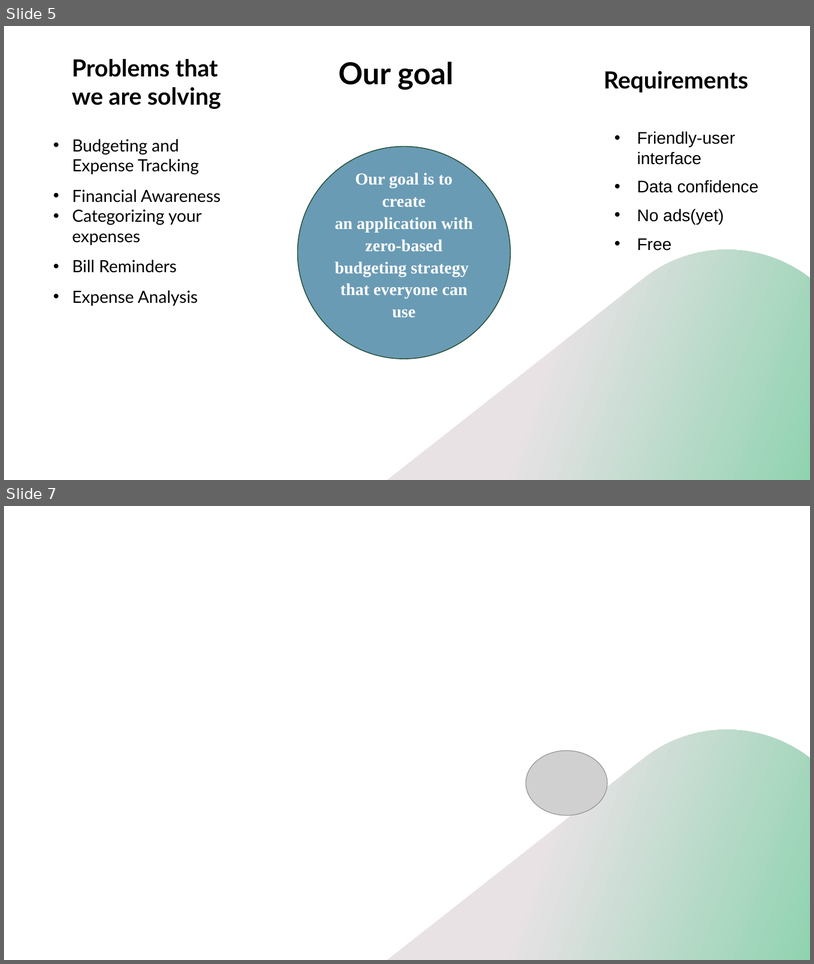
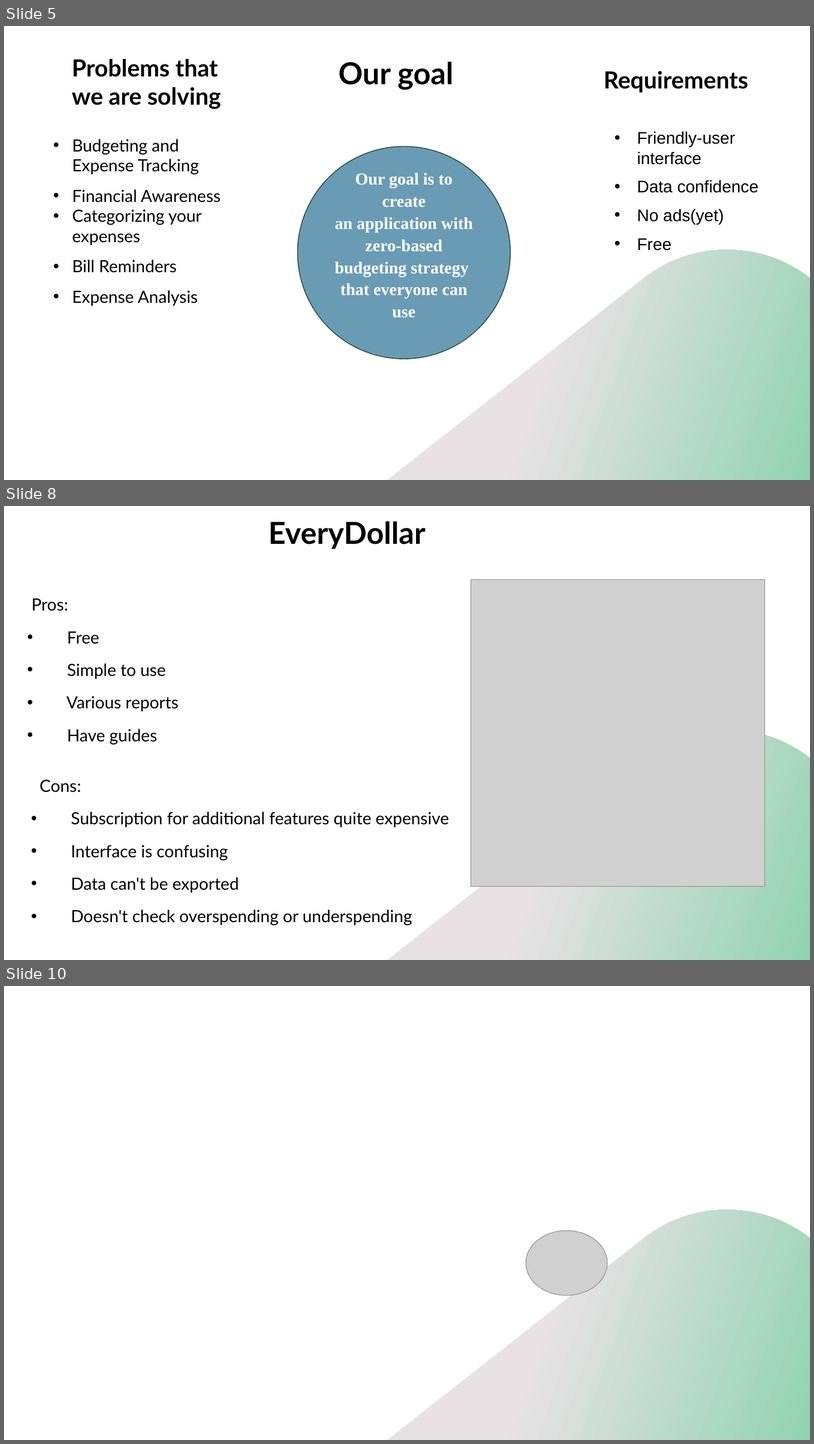
Before and after one commit to c1own-depressed/MYB-Manage-Your-Budget-, a slide deck: documents/Presentation.pptx. Shown one above the other, each under a label of ours: slides 5 and 7 before the commit, slides 5, 8 and 10 after it; the slides between them are not shown. The pictures are 814x964 and 814x1444 pixels, drawn with LibreOffice and Linux fonts; fonts in the diff are those of the drawing; grey boxes stand for pictures; background and template pictures are left out. Boxes give left, top, right and bottom in pixels: in the first picture for what was removed or moved away, otherwise in the second. Text is boxed around its words. In the diff, an @@ line names an element or a change of style, - is before the commit and + after.

```diff
--- a/documents/Presentation.pptx
+++ b/documents/Presentation.pptx
@@ slide 8 added at (4,506,810,960), background #FFFFFF; not listed: 1 template element that a slide beside it also shows @@
@@ title added at (269,521,426,549), 36 pt, text #000000, bold @@
+EveryDollar
@@ picture added at (471,579,765,886) @@
@@ subtitle added at (32,598,179,744), 20 pt, text #000000 @@
+Pros:
+• Free
+• Simple to use
+• Various reports
+• Have guides
@@ text added at (39,779,449,925), 20 pt, text #000000 @@
+Cons:
+• Subscription for additional features quite expensive
+• Interface is confusing
+• Data can't be exported
+• Doesn't check overspending or underspending
@@ what was slide 7 is now slide 10 @@
```
Also in this commit, not shown: 3 other slides added, 1 slide removed.
